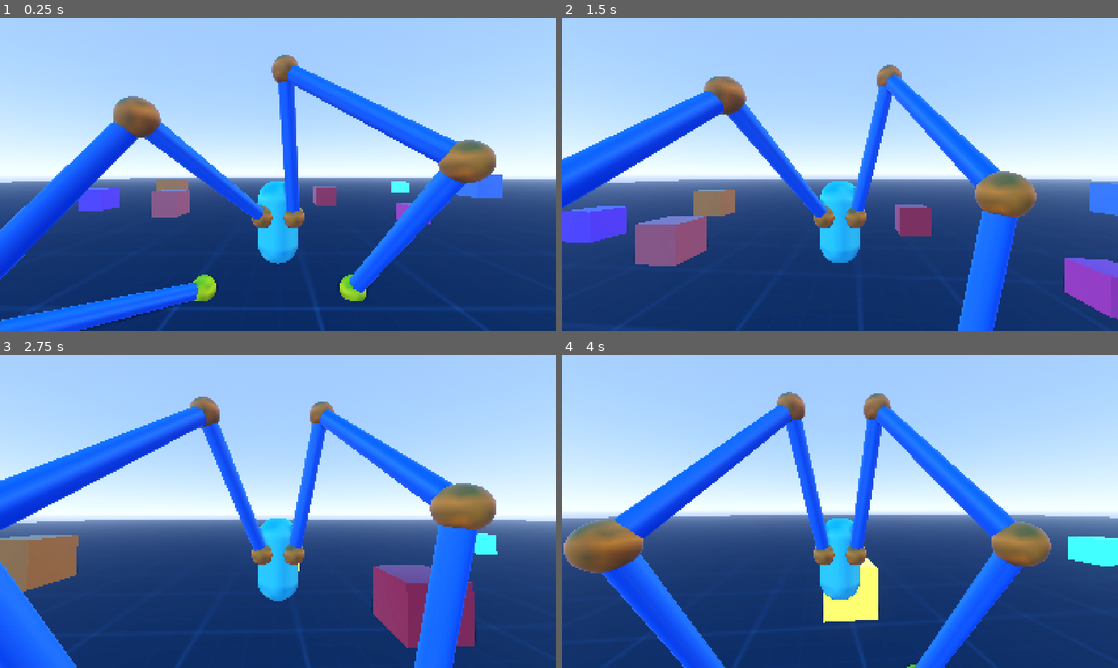
Above: before the commit, frames 1-4 (two rows, left to right).
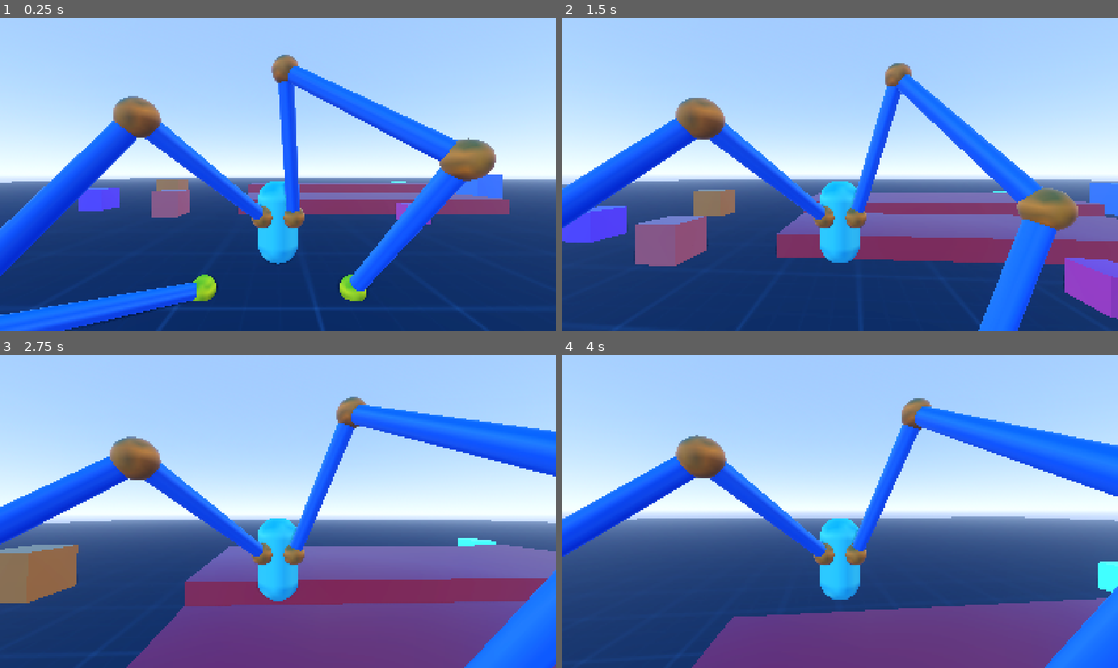
Above: after the commit, the same moments.

Repository: lliamsymonds04/doc-oc
Game: Godot game, scene res://main.tscn
The game is run twice, just before and just after one commit, with the same random seed, the same clock (stepped at 60 frames per second) and the same inputs.
Inputs (mouse positions are in pixels of both pictures, inside the frame that each line leads up to):
- Up to frame 1 (0.25 s): no input
- Up to frame 2 (1.5 s): move the mouse to (867, 174) at 0.52 s; hold W (forward) from 0.53 s (still down); tap Space (jump) at 0.77 s; move the mouse to (812, 174) at 1.27 s
- Up to frame 3 (2.75 s): keep holding W (forward); tap Space (jump) at 1.52 s; move the mouse to (289, 505) at 2.02 s
- Up to frame 4 (4 s): keep holding W (forward); move the mouse to (834, 517) at 2.77 s; tap Space (jump) at 3.02, 3.77 s; move the mouse to (878, 514) at 3.52 s

The runs differ from the first frame. In frame 1, 4.0% of the frame differs, in the area x 0-92%, y 14-100%; in frame 2, 24%; in frame 3, 45%, in the area x 0-100%, y 13-100%; in frame 4, 40%.

Commit message:
feat: change height with camera angle

Diff:
--- a/main.tscn
+++ b/main.tscn
@@ -99,9 +99,15 @@
 material = SubResource("BoxMat_coral")
 
 [node name="BoxRed" type="CSGBox3D" parent="." unique_id=145132707]
-transform = Transform3D(1, 0, 0, 0, 1, 0, 0, 0, 1, -12, 0.75, 10)
+transform = Transform3D(1, 0, 0, 0, 1, 0, 0, 0, 1, -9.870697, 0.47955322, 11.508942)
 use_collision = true
-size = Vector3(1.5, 1.5, 1.5)
+size = Vector3(16.420837, 0.95910645, 4.5178833)
+material = SubResource("BoxMat_red")
+
+[node name="BoxRed2" type="CSGBox3D" parent="." unique_id=298895347]
+transform = Transform3D(1, 0, 0, 0, 1, 0, 0, 0, 1, -9.870697, 0.81204224, 6.446308)
+use_collision = true
+size = Vector3(16.420837, 1.6240845, 5.967285)
 material = SubResource("BoxMat_red")
 
 [node name="BoxOrange" type="CSGBox3D" parent="." unique_id=145132708]
--- a/systems/inverse_kinematics/fabrik_solver.gd
+++ b/systems/inverse_kinematics/fabrik_solver.gd
@@ -4,6 +4,7 @@
 var joints: PackedVector3Array
 var lengths: PackedFloat32Array
 var total_length: float
+var bend_hint := Vector3.ZERO
 var tolerance: float = 0.01
 var max_iterations: int = 10
 
@@ -16,35 +17,41 @@
 		total_length += lengths[i]
 
 func apply_pole(target: Vector3, root: Vector3, pole: Vector3) -> void:
-	var axis := (target - root).normalized()
+	var axis := target - root
+	if axis.length_squared() < 0.0001:
+		return
+	axis = axis.normalized()
 
-	for i in range(1,joints.size() - 1):
-		var joint_vector := joints[i] - root
-		var pole_vector := pole - root
+	var bend_point := joints[int((joints.size() - 1) * 0.5)]
+	var bend_vec := bend_point - root
+	bend_vec -= axis * bend_vec.dot(axis)
 
-		joint_vector -= axis * joint_vector.dot(axis)
-		pole_vector -= axis * pole_vector.dot(axis)
+	if bend_vec.length_squared() < 0.0001:
+		if bend_hint.length_squared() < 0.0001:
+			return
+		bend_vec = bend_hint
+	bend_vec = bend_vec.normalized()
 
-		if joint_vector.length_squared() < 0.0001:
-			continue
-		if pole_vector.length_squared() < 0.0001:
-			continue
+	var pole_vec := pole - root
+	pole_vec -= axis * pole_vec.dot(axis)
+	if pole_vec.length_squared() < 0.0001:
+		return
+	pole_vec = pole_vec.normalized()
 
+	var angle := atan2(
+		axis.dot(bend_vec.cross(pole_vec)),
+		bend_vec.dot(pole_vec)
+	)
 
-		joint_vector = joint_vector.normalized()
-		pole_vector = pole_vector.normalized()
+	var rot := Basis(axis, angle)
+	for i in range(1, joints.size()):
+		joints[i] = root + rot * (joints[i] - root)
 
-		var angle := atan2(
-			axis.dot(joint_vector.cross(pole_vector)),
-			joint_vector.dot(pole_vector)
-		)
-
-		joints[i] = root + Basis(axis, angle) * (joints[i] - root)
+	bend_hint = pole_vec
 
 func solve(target: Vector3, root: Vector3, pole: Vector3) -> PackedVector3Array:
 	var dist_to_target = root.distance_to(target)
 
-	# Unreachable: stretch the chain straight toward the target.
 	if dist_to_target > total_length:
 		for i in range(joints.size() - 1):
 			var r = joints[i].distance_to(target)
@@ -52,21 +59,16 @@
 			joints[i + 1] = joints[i].lerp(target, lam)
 		return joints
 
-	# Reachable: alternate backward/forward passes until the end effector
-	# is within tolerance of the target or we run out of iterations.
 	for _iter in range(max_iterations):
 		if joints[joints.size() - 1].distance_to(target) < tolerance:
 			return joints
 
-		# Backward pass: end -> root
 		joints[joints.size() - 1] = target
 		for i in range(joints.size() - 2, -1, -1):
 			var r = joints[i].distance_to(joints[i + 1])
 			var lam = lengths[i] / maxf(r, 0.0001)
 			joints[i] = joints[i + 1].lerp(joints[i], lam)
 
-
-		# Forward pass: root -> end
 		joints[0] = root
 		for i in range(joints.size() - 1):
 			var r = joints[i].distance_to(joints[i + 1])
--- a/systems/player/player_controller.gd
+++ b/systems/player/player_controller.gd
@@ -3,10 +3,15 @@
 
 @export var speed = 5.0
 @export var jump_velocity = 4.5
+@export var arm_mounts: Array[Node3D] = []
+
+@export_category("Hover")
 @export var hover_speed = 3.0
 @export var min_y_offset = 2.0
 @export var max_y_offset = 4.0
-@export var arm_mounts: Array[Node3D] = []
+@export var min_height_change_look_threshold = 10.0
+@export var height_change_rate = 1.0
+@export var neutral_pitch = -5.0
 
 @export_category("Raycast")
 @export var raycast_distance: float = 10.0
@@ -117,6 +122,13 @@
 	return total_y / grounded_arms
 
 func _update_body_y_offset(dt:float) -> void:
+	#calculate camera pitch
+	var camera_pitch = spring_arm.rotation_degrees.x
+	var effective_pitch = camera_pitch - neutral_pitch
+	if abs(effective_pitch) > min_height_change_look_threshold:
+		var goal_y_offset = max_y_offset if effective_pitch > 0 else min_y_offset
+		body_y_offset = lerp(body_y_offset, goal_y_offset, dt * height_change_rate)
+
 	var average_y = _calculate_average_target_y()
 	if average_y == null:
 		return
